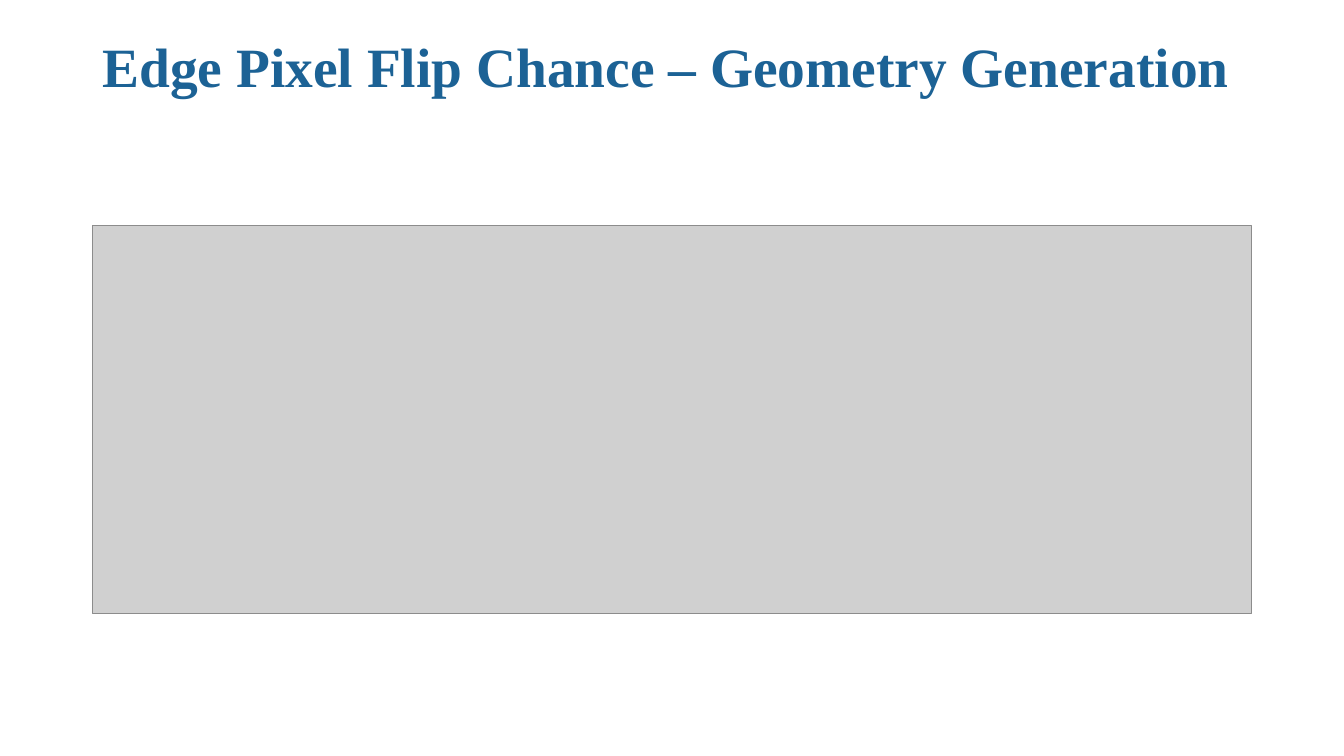
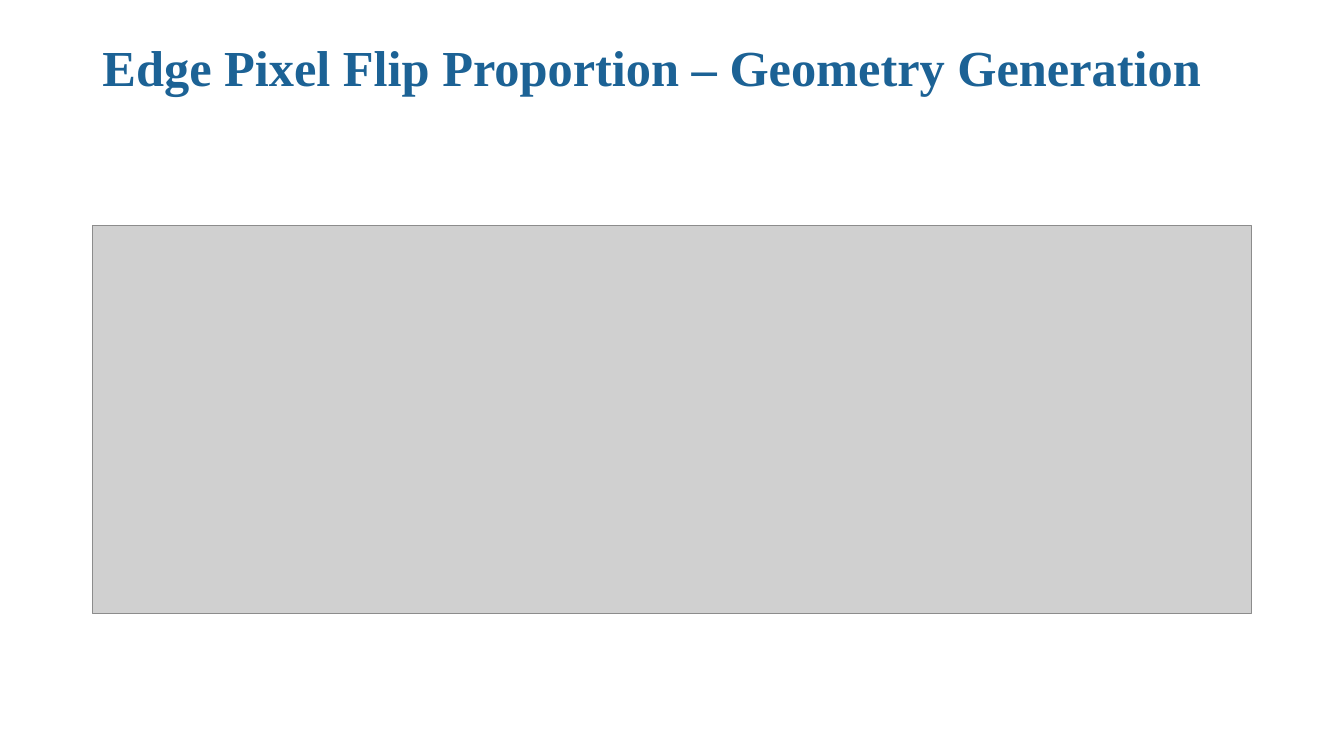
Before and after one commit to trutheresy/UQ-2D-Metamaterials, a slide deck: slide 9 of UQ_2D_metamaterials_2nd_geo.pptx. Drawn at 1344x756 pixels with LibreOffice and Linux fonts; fonts in the diff are those of the drawing; grey boxes stand for pictures; background and template pictures are left out. Boxes give left, top, right and bottom in pixels: in the first picture for what was removed or moved away, otherwise in the second. Text is boxed around its words. In the diff, an @@ line names an element or a change of style, - is before the commit and + after.

```diff
--- a/UQ_2D_metamaterials_2nd_geo.pptx
+++ b/UQ_2D_metamaterials_2nd_geo.pptx
@@ title at box(102, 51, 1200, 96): text changed; size 39.6 to 36 pt @@
-Edge Pixel Flip Chance – Geometry Generation
+Edge Pixel Flip Proportion – Geometry Generation
```
